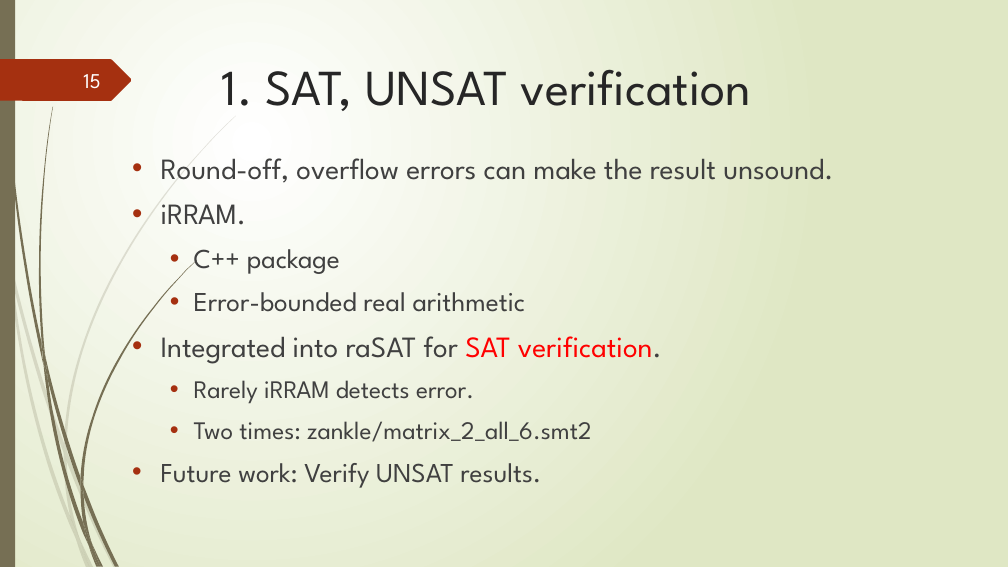
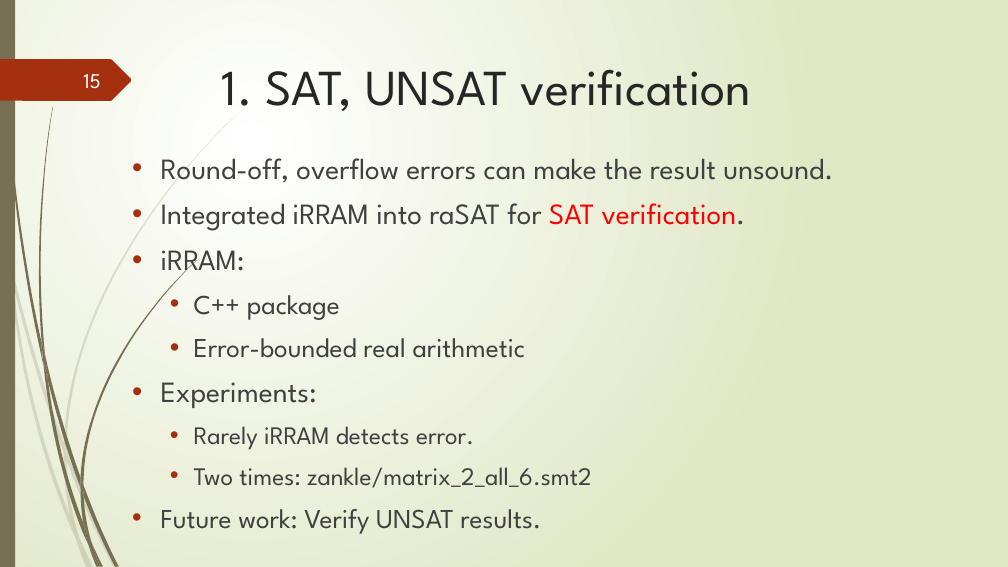
Before and after one commit to tungvx/raSAT, a slide deck: slide 15 of report/midterm.pptx. Drawn at 1008x567 pixels with LibreOffice and Linux fonts; fonts in the diff are those of the drawing. Boxes give left, top, right and bottom in pixels: in the first picture for what was removed or moved away, otherwise in the second. Text is boxed around its words. In the diff, an @@ line names an element or a change of style, - is before the commit and + after.

```diff
--- a/report/midterm.pptx
+++ b/report/midterm.pptx
@@ text at box(161, 203, 746, 280): text changed @@
-• iRRAM.
+• Integrated iRRAM into raSAT for SAT verification.
+• iRRAM:
@@ text at box(161, 382, 317, 408): text changed @@
-• Integrated into raSAT for SAT verification.
+• Experiments:
```
Also in this commit, not shown: 11 other slides changed, 2 slides added, 1 other file.
